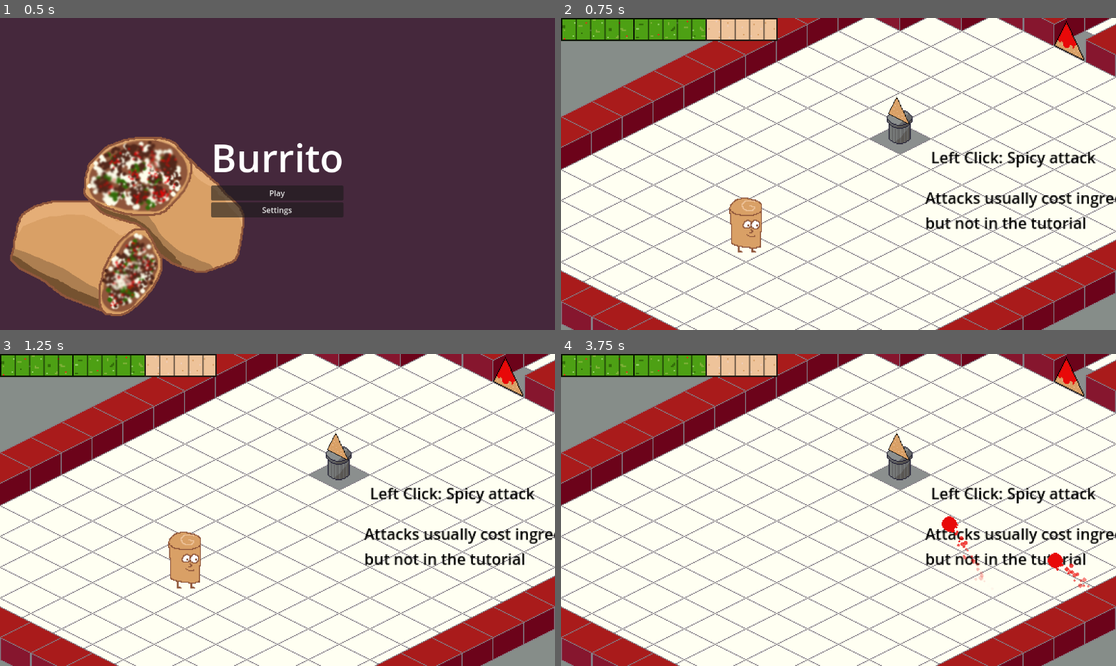
Above: before the commit, frames 1-4 (two rows, left to right).
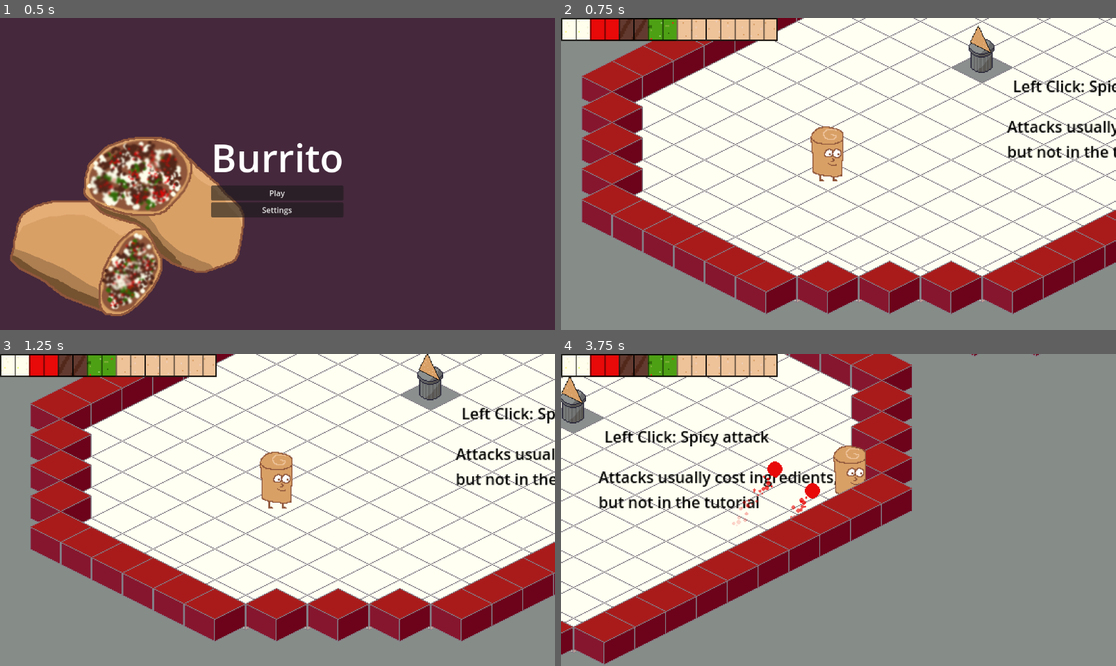
Above: after the commit, the same moments.

Repository: JordanLevy/LudumDare54
Game: Godot game, scene res://Scenes/MainMenu.tscn
Same seed, same stepped clock (60 frames per second), same inputs: the game is played once before the commit and once after it.
Inputs (mouse positions are in pixels of both pictures, inside the frame that each line leads up to):
- Up to frame 1 (0.5 s): no input
- Up to frame 2 (0.75 s): click "Play" at 0.5 s
- Up to frame 3 (1.25 s): no input
- Up to frame 4 (3.75 s): move the mouse to (960, 494) at 1.27 s; hold Right (ui_right) 1.28-2.03 s; hold Right mouse button (fire_cream) 1.28-2.03 s; move the mouse to (727, 525) at 2.02 s; hold Down (ui_down) 2.03-2.78 s; tap Space (fire_meat) at 2.1 s; move the mouse to (894, 441) at 2.77 s; press the mouse at (894, 441) at 2.78 s; hold Right (ui_right) 2.78-3.53 s; move the mouse to (810, 572) at 3.52 s; release the mouse at (810, 572) at 3.53 s; hold Up (ui_up) from 3.53 s (still down); right-click (810, 572) at 3.6 s

Frame 1 is identical in both runs. In frame 2, 53% of the frame differs, in the area x 0-100%, y 0-100%; in frame 3, 57%; in frame 4, 79%.
Error before the commit: Invalid access to property or key 'ingredients_changed' on a base object of type 'null instance'. (res://Scripts/IngredientsBar.gd:10)

Commit message:
Renamed root node to fix crash

Diff:
--- a/Scenes/Projectiles/GuacProjectile.tscn
+++ b/Scenes/Projectiles/GuacProjectile.tscn
@@ -36,6 +36,28 @@
 [sub_resource type="CircleShape2D" id="CircleShape2D_mhh8x"]
 radius = 8.0
 
+[sub_resource type="Animation" id="Animation_lih8k"]
+resource_name = "death"
+tracks/0/type = "method"
+tracks/0/imported = false
+tracks/0/enabled = true
+tracks/0/path = NodePath(".")
+tracks/0/interp = 1
+tracks/0/loop_wrap = true
+tracks/0/keys = {
+"times": PackedFloat32Array(1),
+"transitions": PackedFloat32Array(1),
+"values": [{
+"args": [],
+"method": &"queue_free"
+}]
+}
+
+[sub_resource type="AnimationLibrary" id="AnimationLibrary_h3ua6"]
+_data = {
+"death": SubResource("Animation_lih8k")
+}
+
 [node name="GuacProjectile" type="CharacterBody2D"]
 y_sort_enabled = true
 collision_layer = 32
@@ -56,3 +78,8 @@
 
 [node name="CollisionShape2D" type="CollisionShape2D" parent="."]
 shape = SubResource("CircleShape2D_mhh8x")
+
+[node name="AnimationPlayer" type="AnimationPlayer" parent="."]
+libraries = {
+"": SubResource("AnimationLibrary_h3ua6")
+}
--- a/Scenes/Projectiles/MeatProjectile.tscn
+++ b/Scenes/Projectiles/MeatProjectile.tscn
@@ -62,6 +62,28 @@
 [sub_resource type="CircleShape2D" id="CircleShape2D_mhh8x"]
 radius = 32.0624
 
+[sub_resource type="Animation" id="Animation_lih8k"]
+resource_name = "death"
+tracks/0/type = "method"
+tracks/0/imported = false
+tracks/0/enabled = true
+tracks/0/path = NodePath(".")
+tracks/0/interp = 1
+tracks/0/loop_wrap = true
+tracks/0/keys = {
+"times": PackedFloat32Array(1),
+"transitions": PackedFloat32Array(1),
+"values": [{
+"args": [],
+"method": &"queue_free"
+}]
+}
+
+[sub_resource type="AnimationLibrary" id="AnimationLibrary_h3ua6"]
+_data = {
+"death": SubResource("Animation_lih8k")
+}
+
 [node name="MeatProjectile" type="CharacterBody2D"]
 show_behind_parent = true
 z_index = 1000
@@ -94,4 +116,9 @@
 one_shot = true
 autostart = true
 
+[node name="AnimationPlayer" type="AnimationPlayer" parent="."]
+libraries = {
+"": SubResource("AnimationLibrary_h3ua6")
+}
+
 [connection signal="timeout" from="DespawnTimer" to="." method="_on_despawn_timer_timeout"]
--- a/Scenes/Projectiles/SpiceProjectile.tscn
+++ b/Scenes/Projectiles/SpiceProjectile.tscn
@@ -36,6 +36,28 @@
 [sub_resource type="CircleShape2D" id="CircleShape2D_mhh8x"]
 radius = 8.0
 
+[sub_resource type="Animation" id="Animation_lih8k"]
+resource_name = "death"
+tracks/0/type = "method"
+tracks/0/imported = false
+tracks/0/enabled = true
+tracks/0/path = NodePath(".")
+tracks/0/interp = 1
+tracks/0/loop_wrap = true
+tracks/0/keys = {
+"times": PackedFloat32Array(1),
+"transitions": PackedFloat32Array(1),
+"values": [{
+"args": [],
+"method": &"queue_free"
+}]
+}
+
+[sub_resource type="AnimationLibrary" id="AnimationLibrary_h3ua6"]
+_data = {
+"death": SubResource("Animation_lih8k")
+}
+
 [node name="SpiceProjectile" type="CharacterBody2D"]
 y_sort_enabled = true
 collision_layer = 32
@@ -62,4 +84,9 @@
 one_shot = true
 autostart = true
 
+[node name="AnimationPlayer" type="AnimationPlayer" parent="."]
+libraries = {
+"": SubResource("AnimationLibrary_h3ua6")
+}
+
 [connection signal="timeout" from="DespawnTimer" to="." method="_on_despawn_timer_timeout"]
--- a/Scenes/Tutorial.tscn
+++ b/Scenes/Tutorial.tscn
@@ -94,7 +94,7 @@
 [sub_resource type="LabelSettings" id="LabelSettings_k3ri2"]
 font_color = Color(0, 0, 0, 1)
 
-[node name="Node2D2" type="Node2D"]
+[node name="Node2D" type="Node2D"]
 y_sort_enabled = true
 
 [node name="CanvasLayer" type="CanvasLayer" parent="."]
Not shown: 1 places in Scenes/Projectiles/GuacProjectile.tscn that only renumber resources
Not shown: 1 places in Scenes/Projectiles/MeatProjectile.tscn that only renumber resources
Not shown: 1 places in Scenes/Projectiles/SpiceProjectile.tscn that only renumber resources
